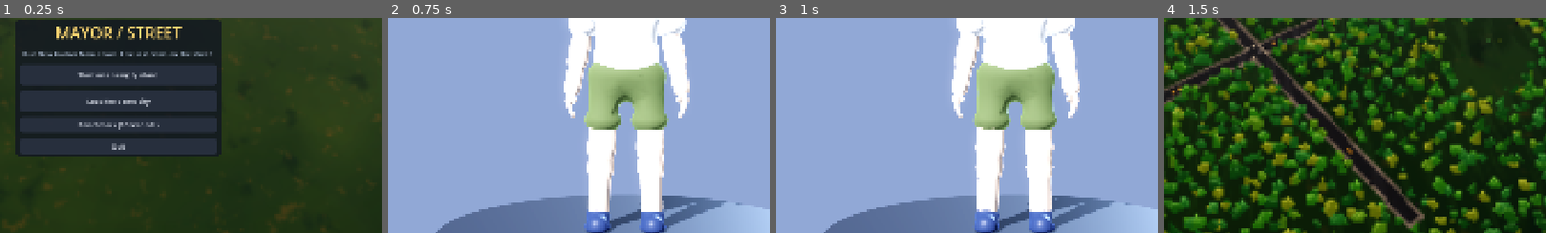
Above: before the commit, frames 1-4 (left to right).
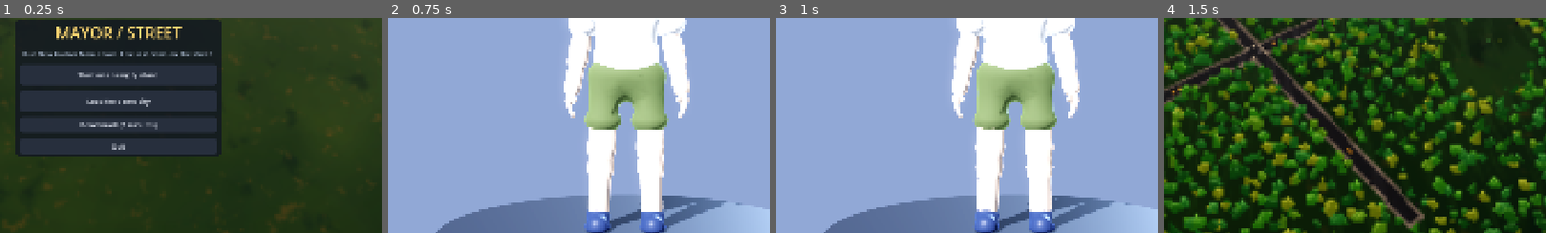
Above: after the commit, the same moments.

Repository: Fedgerick/mayor-street
Game: Godot game, scene res://scenes/main.tscn
Two runs of this game, one before a commit and one after it. Both use one fixed random seed, a clock stepped at 60 frames per second and the inputs below.
Inputs:
- Up to frame 1 (0.25 s): no input
- Up to frame 2 (0.75 s): click "Start on an empty island" at 0.5 s
- Up to frame 3 (1 s): no input
- Up to frame 4 (1.5 s): click "Next: choose a home" at 1.25 s
The pictures show only the part of the screen within x 34-84%, y 36-86%; the shares and areas given below are measured in that part.

The runs differ from the first frame. In frame 1, 0.3% of the frame differs, in the area x 20-42%, y 48-52%; in frame 2, nothing differs; in frame 3, nothing differs; in frame 4, nothing differs.

Commit message:
Benchmark: script time by system, the slowest frame's breakdown, a cost check (one feature off at a time) and a rerun with rendering on its own thread; laptop numbers in PERFORMANCE.md
Co-Authored-By: Claude Opus 5.5 <noreply@anthropic.com>
Claude-Session: https://claude.ai/code/session_018Fdsw527q9nhkGktqKEceR

Diff:
--- a/scripts/benchmark.gd
+++ b/scripts/benchmark.gd
@@ -1,6 +1,6 @@
 class_name Benchmark
 extends Node
-## The benchmark: a fixed 90-second tour of the demo city that measures how well this
+## The benchmark: a fixed two-minute tour of the demo city that measures how well this
 ## computer runs the game, part by part, and writes the numbers to benchmark.txt next to
 ## the saves (%APPDATA%\MayorStreet on Windows).
 ##
@@ -25,6 +25,8 @@
 
 # Budgets for Med at 1080p (PERFORMANCE.md).
 const FPS_TARGET := 30.0
+const SPIKE_MS := 100.0  # a frame this slow is a visible hitch
+const COST_SECONDS := 2.0  # each step of the cost check
 const STREET_DRAWS := 2000
 const STREET_TRIS := 4000000
 const MAYOR_DRAWS := 2500
@@ -80,6 +82,12 @@
 var _phys_start := 0
 var _phys_acc := 0
 var _phys_frame := 0
+# Script time by system: a _Probe sits just before each system in the tree, so the time from
+# one probe to the next is that system's. Prof.lap() splits city life's own step further.
+var _probes: Array[Node] = []
+var _sys_key := ""
+var _sys_t := 0
+var _sysf := {}  # this frame's microseconds by system
 
 var _car: Node3D
 var _car_y := 0.0
@@ -189,7 +197,76 @@
 	await _frames(30)
 	if not await _part_run(4, func(t: float): _place_walker(t)):
 		return
+
+	# 6. Standing still downtown by day, switch one thing off at a time to see what it costs.
+	_banner_text("Checking what costs the most")
+	_set_hour(DAY_HOUR)
+	_set_weather(Weather.Kind.CLEAR)
+	_place_walker(0.25)
+	await _frames(30)
+	if not await _cost_check():
+		return
 	_finish()
+
+
+var render_thread := ""  # "separate" when relaunched with rendering on its own thread
+var costs: Array[Dictionary] = []  # the cost check: what turning each thing off saves
+
+
+func _cost_check() -> bool:
+	## Measures the same view with one graphics feature or system off at a time.
+	var dn: DayNight = main.day_night
+	var vp := get_viewport()
+	var scale := vp.scaling_3d_scale
+	var shadow_mode := dn.light.directional_shadow_mode
+	var q: int = main.quality
+	var checks := [
+		["Everything on (Med)", func(): pass, func(): pass],
+		["No ambient occlusion (SSAO)", func(): dn.env.ssao_enabled = false, func(): dn.env.ssao_enabled = true],
+		["No glow", func(): dn.env.glow_enabled = false, func(): dn.env.glow_enabled = true],
+		["No fog", func(): dn.env.fog_enabled = false, func(): dn.env.fog_enabled = true],
+		["No sun shadows", func(): dn.light.shadow_enabled = false, func(): dn.light.shadow_enabled = true],
+		["One shadow map, not two splits", func(): dn.light.directional_shadow_mode = DirectionalLight3D.SHADOW_ORTHOGONAL,
+			func(): dn.light.directional_shadow_mode = shadow_mode],
+		["3D drawn at 67%, not 80%", func(): vp.scaling_3d_scale = 0.67, func(): vp.scaling_3d_scale = scale],
+		["3D drawn at 50%", func(): vp.scaling_3d_scale = 0.5, func(): vp.scaling_3d_scale = scale],
+		["No cars or people drawn", func(): main.life.visible = false, func(): main.life.visible = true],
+		["No street props drawn", func(): if main.dresser: main.dresser.visible = false,
+			func(): if main.dresser: main.dresser.visible = true],
+		["No buildings or roads drawn", func(): main.view.visible = false, func(): main.view.visible = true],
+		["Low graphics", func(): main._set_quality(0), func(): main._set_quality(q)],
+		["Everything on again", func(): pass, func(): pass],
+	]
+	costs.clear()
+	for c in checks:
+		_banner_text("What costs the most: %s" % c[0])
+		c[1].call()
+		var r: Dictionary = await _measure(COST_SECONDS)
+		c[2].call()
+		if _stopped:
+			return false
+		r.title = c[0]
+		costs.append(r)
+	return true
+
+
+func _measure(secs: float) -> Dictionary:
+	## Frames over secs seconds (after SETTLE), standing still.
+	_rec = {"key": "cost", "title": "", "street": true, "ms": PackedFloat32Array(), "sys": {}, "worst_sys": {},
+		"spikes": 0, "draws": 0, "draws_max": 0, "tris": 0, "tris_max": 0, "objects": 0, "gpu": 0.0, "cpu": 0.0,
+		"game": 0.0, "physics": 0.0, "cars": 0, "people": 0, "cops": 0, "samples": 0, "seconds": secs}
+	var start := Time.get_ticks_usec()
+	_last = start
+	while not _stopped:
+		var t := float(Time.get_ticks_usec() - start) / 1e6
+		if t >= secs + SETTLE:
+			break
+		_measuring = t >= SETTLE
+		await get_tree().process_frame
+	_measuring = false
+	var r := _rec
+	r.merge(_stats(r), true)
+	return r
 
 
 ## Stop early (Esc): the parts measured so far still go in the report.
@@ -209,7 +286,9 @@
 	_part = i
 	var secs: float = PARTS[i][2]
 	_banner_text("%d/%d  %s" % [i + 1, PARTS.size(), PARTS[i][1]])
+	_install_probes()
 	_rec = {"key": PARTS[i][0], "title": PARTS[i][1], "street": PARTS[i][3], "ms": PackedFloat32Array(),
+		"sys": {}, "worst_sys": {}, "spikes": 0,
 		"draws": 0, "draws_max": 0, "tris": 0, "tris_max": 0, "objects": 0, "gpu": 0.0, "cpu": 0.0,
 		"game": 0.0, "physics": 0.0, "cars": 0, "people": 0, "cops": 0, "samples": 0, "seconds": 0.0}
 	var start := Time.get_ticks_usec()
@@ -243,10 +322,22 @@
 	_phys_frame = _phys_acc
 	_phys_acc = 0
 	_proc_start = now
+	_sys_close()
+	var frame_sys := _take_sys()
+	_sys_key = "engine and autoloads"
+	_sys_t = now
 	if _measuring:
 		var rs := RenderingServer
 		var r := _rec
-		r.ms.append(float(now - _last) / 1000.0)
+		var frame_ms := float(now - _last) / 1000.0
+		r.ms.append(frame_ms)
+		for k in frame_sys:
+			r.sys[k] = r.sys.get(k, 0.0) + frame_sys[k]
+		if frame_ms > SPIKE_MS:
+			r.spikes += 1
+		if r.ms.size() == 1 or frame_ms > r.get("worst_frame", 0.0):
+			r.worst_frame = frame_ms
+			r.worst_sys = frame_sys
 		var d := rs.get_rendering_info(rs.RENDERING_INFO_TOTAL_DRAW_CALLS_IN_FRAME)
 		var tr := rs.get_rendering_info(rs.RENDERING_INFO_TOTAL_PRIMITIVES_IN_FRAME)
 		r.draws += d
@@ -269,6 +360,8 @@
 
 func _physics_process(delta: float) -> void:
 	_phys_start = Time.get_ticks_usec()
+	_sys_key = "engine and autoloads"
+	_sys_t = _phys_start
 	if _driving and is_instance_valid(_car):
 		_drive(delta)
 
@@ -284,9 +377,99 @@
 
 	func _process(_delta: float) -> void:
 		bench._proc_end = Time.get_ticks_usec()
+		bench._sys_close()
 
 	func _physics_process(_delta: float) -> void:
 		bench._phys_acc += Time.get_ticks_usec() - bench._phys_start
+		bench._sys_close()
+
+
+class _Probe extends Node:
+	## Marks where one system's turn starts, in both process and physics.
+	var bench: Benchmark
+	var key := ""
+
+	func _ready() -> void:
+		process_mode = Node.PROCESS_MODE_ALWAYS
+
+	func _process(_delta: float) -> void:
+		bench._sys_mark(key)
+
+	func _physics_process(_delta: float) -> void:
+		bench._sys_mark(key)
+
+
+func _install_probes() -> void:
+	## A probe before main and before each of its children, and one level further down in
+	## the busy ones. Put in again at the start of each part, since the street adds nodes.
+	for pr in _probes:
+		if is_instance_valid(pr):
+			pr.get_parent().remove_child(pr)
+			pr.free()
+	_probes.clear()
+	Prof.on = true
+	Prof.acc.clear()
+	_add_probe(main, "main")
+	for c in main.get_children():
+		if c == self or c is _Probe:
+			continue
+		_add_probe(c, _sys_name(c))
+		if c in [main.life, main.street, main.missions, main.nav, main.resident]:
+			for g in c.get_children():
+				if not g is _Probe:
+					_add_probe(g, _sys_name(c) + " / " + _sys_name(g))
+
+
+func _add_probe(before: Node, key: String) -> void:
+	var pr := _Probe.new()
+	pr.bench = self
+	pr.key = key
+	pr.name = "_Probe"
+	var parent := before.get_parent()
+	parent.add_child(pr, false, Node.INTERNAL_MODE_DISABLED)
+	parent.move_child(pr, before.get_index())
+	_probes.append(pr)
+
+
+static func _sys_name(n: Node) -> String:
+	var s: Script = n.get_script()
+	if s and s.get_global_name() != &"":
+		return String(s.get_global_name())
+	return String(n.name).trim_prefix("@").get_slice("@", 0)
+
+
+func _sys_mark(key: String) -> void:
+	var t := Time.get_ticks_usec()
+	if _sys_key != "":
+		_sysf[_sys_key] = _sysf.get(_sys_key, 0) + t - _sys_t
+	_sys_key = key
+	_sys_t = t
+
+
+func _sys_close() -> void:
+	_sys_mark("")
+
+
+func _take_sys() -> Dictionary:
+	## This frame's script time by system in ms, with city life's own step split by Prof.
+	var out := {}
+	for k in _sysf:
+		out[k] = _sysf[k] / 1000.0
+	_sysf.clear()
+	if not Prof.acc.is_empty():
+		var life_key := _sys_name(main.life) if main.life else ""
+		var split := 0.0
+		for k in Prof.acc:
+			out[k] = out.get(k, 0.0) + Prof.acc[k] / 1000.0
+			split += Prof.acc[k] / 1000.0
+		Prof.acc.clear()
+		# The laps ran inside whichever system called life.step: city life itself, or main.
+		for k in [life_key, "main"]:
+			var take: float = minf(out.get(k, 0.0), split)
+			if take > 0.0:
+				out[k] -= take
+				split -= take
+	return out
 
 
 func _fly(c: Vector3, t: float) -> void:
@@ -457,6 +640,8 @@
 	lines.append("MAYOR STREET BENCHMARK   version %s, %s%s" % [ProjectSettings.get_setting("application/config/version", "?"),
 		_started_at.replace("T", " ").left(16), "   (stopped early)" if _stopped else ""])
 	lines.append("")
+	if render_thread != "":
+		lines.append("Rendering on its own thread (--render-thread %s)" % render_thread)
 	lines.append("Graphics  %s: 3D drawn at %d%% and upscaled with FSR, %s" % [["Low", "Med", "High"][q],
 		roundi(vp.scaling_3d_scale * 100.0), ["FXAA, 1 shadow map", "FXAA, SSAO, glow, 2 shadow splits",
 		"SMAA, SSAO, SSIL, SSR, glow, 4 shadow splits"][q]])
@@ -516,12 +701,40 @@
 	lines.append("")
 	lines.append(_limit_line())
 	lines.append("")
+	if not costs.is_empty():
+		var base: Dictionary = costs[0]
+		lines.append("What each thing costs, standing downtown by day (one switched off at a time):")
+		lines.append("  %-34s %6s %8s %8s %8s %10s" % ["", "fps", "frame ms", "GPU ms", "game ms", "triangles"])
+		for c in costs:
+			if c.ms.is_empty():
+				lines.append("  %-34s no frames finished in %.0f seconds" % [c.title, COST_SECONDS])
+				continue
+			var frame := 1000.0 / maxf(c.fps, 0.001)
+			lines.append("  %-34s %6.1f %8.1f %8.1f %8.1f %10s%s" % [c.title, c.fps, frame, c.gpu_avg, c.game_avg,
+				_mil(c.tris_avg), "" if c == base else "   (GPU %+.1f ms)" % (c.gpu_avg - base.gpu_avg)])
+		lines.append("")
+	lines.append("Game script time by system, ms a frame (most first), and what the slowest frame spent it on:")
+	for r in results:
+		lines.append("  %s: %s" % [r.title, _sys_line(r.sys, float(maxi(r.samples, 1)), 8)])
+		lines.append("    slowest frame %.0f ms (%d frames over %d ms): %s" % [r.get("worst_frame", 0.0), r.spikes,
+			roundi(SPIKE_MS), _sys_line(r.worst_sys, 1.0, 5)])
+	lines.append("")
 	lines.append("Raw numbers, for comparing runs:")
 	for r in results:
 		lines.append("  %s fps=%.2f low1=%.2f worst_ms=%.1f draws=%d draws_max=%d tris=%d tris_max=%d objects=%d gpu_ms=%.2f cpu_ms=%.2f game_ms=%.2f physics_ms=%.2f cars=%d people=%d cops=%d frames=%d" % [
 			r.key, r.fps, r.low, r.worst, roundi(r.draws_avg), r.draws_max, roundi(r.tris_avg), r.tris_max,
 			roundi(r.objects_avg), r.gpu_avg, r.cpu_avg, r.game_avg, r.physics_avg, r.cars, r.people, r.cops, r.samples])
 	return "\n".join(lines) + "\n"
+
+
+static func _sys_line(sys: Dictionary, frames: float, most: int) -> String:
+	var keys := sys.keys()
+	keys.sort_custom(func(a, b): return sys[a] > sys[b])
+	var parts := PackedStringArray()
+	for k in keys.slice(0, most):
+		if sys[k] / frames >= 0.05:
+			parts.append("%s %.1f" % [k, sys[k] / frames])
+	return ", ".join(parts) if not parts.is_empty() else "nothing measurable"
 
 
 static func _stats(r: Dictionary) -> Dictionary:
@@ -552,7 +765,7 @@
 	var gpu := _avg("gpu_avg")
 	if gpu <= 0.0:
 		return "This renderer can't time the GPU, so it's unknown whether the GPU or the processor holds the frame rate back."
-	if gpu >= frame * 0.85:
+	if gpu >= frame * 0.7:
 		return "What holds it back: the graphics chip. The GPU is busy %d%% of each frame." % roundi(100.0 * minf(gpu / frame, 1.0))
 	return "What holds it back: the processor. Game scripts take %.1f ms and the render thread %.1f ms a frame, and the GPU is busy %d%% of each frame." % [
 		_avg("game_avg") + _avg("physics_avg"), _avg("cpu_avg"), roundi(100.0 * gpu / frame)]
@@ -652,6 +865,12 @@
 		DisplayServer.clipboard_set(report)
 		copy.text = "Copied")
 	_button(row, "Open the folder").pressed.connect(func(): OS.shell_open(ProjectSettings.globalize_path("user://")))
+	if render_thread == "" and not OS.has_feature("editor"):
+		# Godot can only choose this at start-up, so the game starts again to try it.
+		_button(row, "Run again, rendering on its own thread").pressed.connect(func():
+			OS.create_process(OS.get_executable_path(), ["--render-thread", "separate", "--", "--benchmark",
+				"--bench-render-thread=separate"])
+			get_tree().quit())
 	var done := _button(row, "Back to the title screen")
 	done.pressed.connect(leave)
 	done.grab_focus()
--- a/scripts/game_menu.gd
+++ b/scripts/game_menu.gd
@@ -315,7 +315,7 @@
 	t.add_theme_color_override("font_color", Color(1.0, 0.85, 0.45))
 	v.add_child(t)
 	var l := Label.new()
-	l.text = ("A 90-second tour of the demo city that measures how well this computer runs the game: "
+	l.text = ("A two-minute tour of the demo city that measures how well this computer runs the game: "
 		+ "the island from above, downtown on foot, a drive, a police chase and the street at night. "
 		+ "It drives itself, and Esc stops it.\n\nYour game is saved first. Afterwards, pick Continue "
 		+ "on the title screen to carry on where you were.")
--- a/scripts/hud.gd
+++ b/scripts/hud.gd
@@ -335,7 +335,7 @@
 	b.pressed.connect(func(): _close_start(true))
 	v.add_child(b)
 	var bm := Button.new()
-	bm.text = "Benchmark (90 seconds)"
+	bm.text = "Benchmark (2 minutes)"
 	bm.custom_minimum_size = Vector2(0, 40)
 	bm.pressed.connect(func():
 		_clear_title()
--- a/scripts/main.gd
+++ b/scripts/main.gd
@@ -12,7 +12,7 @@
 ##   --shots=dir            render the LOOK_SHOTS set into dir and quit (--only=day,night picks some)
 ##   --nohud                hide the HUD
 ##   --perf                 show the frame rate readout (F3)
-##   --benchmark            run the 90 s benchmark tour, write benchmark.txt and quit
+##   --benchmark            run the two-minute benchmark tour, write benchmark.txt and quit
 ##   --weather=rain         fix the weather: clear, cloudy, rain or fog
 
 enum Tool { INSPECT, ROAD, RES, COM, IND, BULLDOZE, BUILD }
@@ -260,7 +260,8 @@
 	_start(true)
 	bench = Benchmark.new()
 	bench.name = "Benchmark"
-	bench.quit_when_done = _args.has("benchmark")
+	bench.quit_when_done = _args.has("benchmark") and not _args.has("bench-render-thread")
+	bench.render_thread = _args.get("bench-render-thread", "")
 	bench.shots_dir = _args.get("bench-shots", "")
 	add_child(bench)
 	bench.run.call_deferred(self)
Not shown, changed: PERFORMANCE.md
Not shown, changed: README.md
